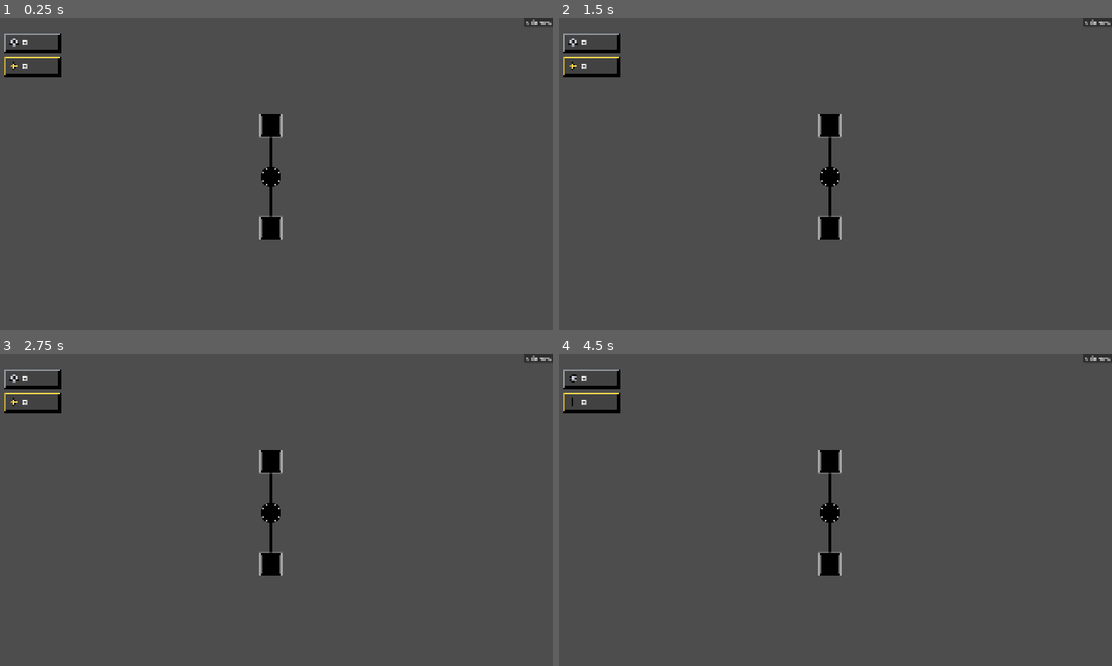
Above: before the commit, frames 1-4 (two rows, left to right).
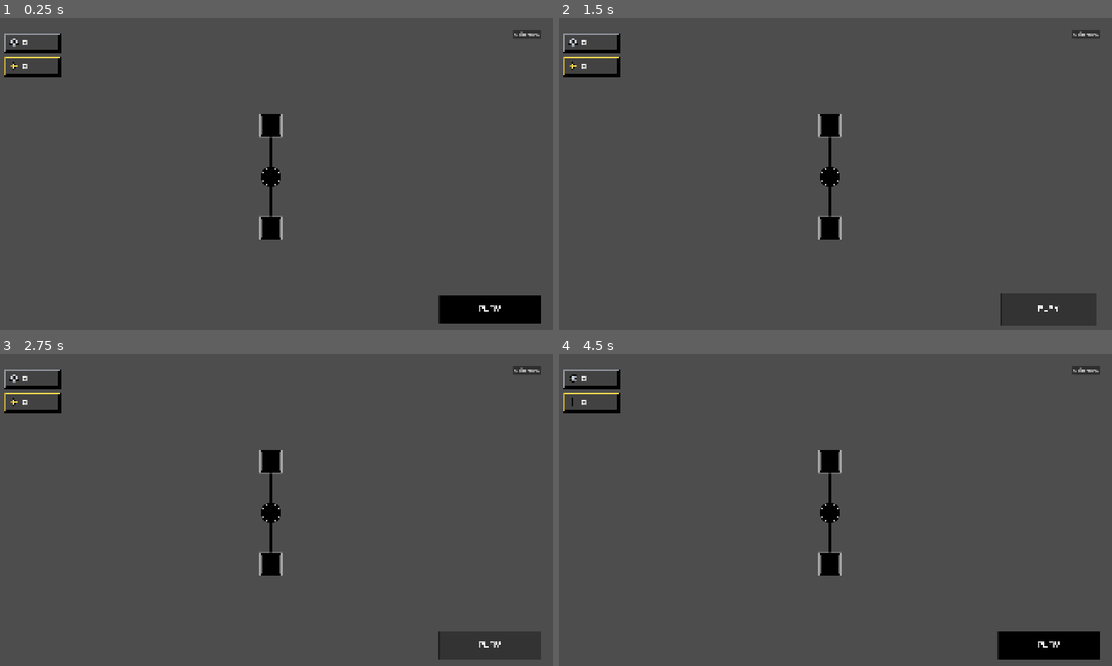
Above: after the commit, the same moments.

Repository: Yolo-Arts/Game-Off-2026
Game: Godot game, scene res://Scenes/UpgradeView/upgrade_view.tscn
Same seed, same stepped clock (60 frames per second), same inputs: the game is played once before the commit and once after it. This scene is started directly instead of the project's main scene. Sound files missing from this copy of the repository are replaced by a short silence.
Inputs (mouse positions are in pixels of both pictures, inside the frame that each line leads up to):
- Up to frame 1 (0.25 s): no input
- Up to frame 2 (1.5 s): click "Main Menu" at 0.5 s; click (1051, 308) at 1.27 s
- Up to frame 3 (2.75 s): click (492, 644) at 2.02 s
- Up to frame 4 (4.5 s): click (829, 460) at 2.77 s; move the mouse to (951, 497) at 3.52 s; hold D (move_right) 3.53-4.28 s; hold Shift (shift) 3.53-4.28 s; click (951, 497) at 3.67 s; move the mouse to (719, 528) at 4.27 s; hold S (move_down) from 4.28 s (still down); click (719, 528) at 4.35 s

The runs differ from the first frame. In frame 1, 2.0% of the frame differs, in the area x 79-100%, y 0-98%; in frame 2, 2.1%, in the area x 79-100%, y 0-99%; in frame 3, 2.0%; in frame 4, 2.0%.

Commit message:
adding play button to upgrade view

Diff:
--- a/Scenes/UpgradeView/upgrade_view.gd
+++ b/Scenes/UpgradeView/upgrade_view.gd
@@ -18,3 +18,7 @@
 
 func _on_back_to_main_menu_button_pressed():
 	EventSystem.STA_change_stage.emit(StageConfig.Keys.MainMenu)
+
+
+func _on_play_button_pressed():
+	EventSystem.STA_change_stage.emit(StageConfig.Keys.Main)
--- a/Scenes/UpgradeView/upgrade_view.tscn
+++ b/Scenes/UpgradeView/upgrade_view.tscn
@@ -4,6 +4,9 @@
 [ext_resource type="Script" uid="uid://cwckifb8fonv" path="res://Scenes/UpgradeView/upgrade_view.gd" id="1_nak5f"]
 [ext_resource type="PackedScene" uid="uid://b2csbwetpiepa" path="res://Scenes/UpgradeView/CurrencyCount/currency_count_control.tscn" id="2_40fe1"]
 [ext_resource type="PackedScene" uid="uid://defbvjgax4sr8" path="res://Scenes/UpgradeView/CurrencyCount/currency_count_container.tscn" id="4_o3nr1"]
+[ext_resource type="PackedScene" uid="uid://bn4rm16rtdieg" path="res://UI/Buttons/text_button.tscn" id="5_47o1m"]
+
+[sub_resource type="StyleBoxEmpty" id="StyleBoxEmpty_oh1o5"]
 
 [node name="UpgradeView" type="Node2D" unique_id=1833710032]
 script = ExtResource("1_nak5f")
@@ -24,47 +27,67 @@
 grow_vertical = 2
 mouse_filter = 2
 
-[node name="MarginContainer" type="MarginContainer" parent="Control" unique_id=100231474]
+[node name="TopLeftMarginContainer" type="MarginContainer" parent="Control" unique_id=100231474]
 layout_mode = 0
 offset_right = 40.0
 offset_bottom = 40.0
 mouse_filter = 2
 
-[node name="HBoxContainer" type="HBoxContainer" parent="Control/MarginContainer" unique_id=659220441]
+[node name="HBoxContainer" type="HBoxContainer" parent="Control/TopLeftMarginContainer" unique_id=659220441]
 layout_mode = 2
 
-[node name="CurrencyMarginContainer" type="MarginContainer" parent="Control/MarginContainer/HBoxContainer" unique_id=1271561838]
+[node name="CurrencyMarginContainer" type="MarginContainer" parent="Control/TopLeftMarginContainer/HBoxContainer" unique_id=1271561838]
 layout_mode = 2
 theme_override_constants/margin_left = 40
 theme_override_constants/margin_top = 40
 theme_override_constants/margin_right = 40
 theme_override_constants/margin_bottom = 40
 
-[node name="ColorRect" type="ColorRect" parent="Control/MarginContainer/HBoxContainer/CurrencyMarginContainer" unique_id=1801141977]
+[node name="ColorRect" type="ColorRect" parent="Control/TopLeftMarginContainer/HBoxContainer/CurrencyMarginContainer" unique_id=1801141977]
 visible = false
 custom_minimum_size = Vector2(50, 50)
 layout_mode = 2
 color = Color(0, 0, 0, 1)
 
-[node name="CurrencyContainer" type="MarginContainer" parent="Control/MarginContainer/HBoxContainer/CurrencyMarginContainer" unique_id=1051391979]
+[node name="CurrencyContainer" type="MarginContainer" parent="Control/TopLeftMarginContainer/HBoxContainer/CurrencyMarginContainer" unique_id=1051391979]
 layout_mode = 2
 theme_override_constants/margin_left = 15
 theme_override_constants/margin_top = 15
 theme_override_constants/margin_right = 15
 theme_override_constants/margin_bottom = 15
 
-[node name="CurrencyCountContainer" parent="Control/MarginContainer/HBoxContainer/CurrencyMarginContainer/CurrencyContainer" unique_id=17007720 instance=ExtResource("4_o3nr1")]
+[node name="CurrencyCountContainer" parent="Control/TopLeftMarginContainer/HBoxContainer/CurrencyMarginContainer/CurrencyContainer" unique_id=17007720 instance=ExtResource("4_o3nr1")]
 unique_name_in_owner = true
 layout_mode = 2
 
-[node name="BackToMainMenuButton" type="Button" parent="Control" unique_id=635906879]
+[node name="MarginContainer" type="MarginContainer" parent="Control" unique_id=340632271]
 layout_mode = 1
-anchors_preset = 1
-anchor_left = 1.0
+anchors_preset = 15
 anchor_right = 1.0
-offset_left = -96.0
-offset_bottom = 31.0
-grow_horizontal = 0
+anchor_bottom = 1.0
+grow_horizontal = 2
+grow_vertical = 2
+mouse_filter = 2
+theme_override_constants/margin_left = 40
+theme_override_constants/margin_top = 40
+theme_override_constants/margin_right = 40
+theme_override_constants/margin_bottom = 40
+
+[node name="BackToMainMenuButton" type="Button" parent="Control/MarginContainer" unique_id=635906879]
+layout_mode = 2
+size_flags_horizontal = 8
+size_flags_vertical = 0
 text = "Main Menu"
 
-[connection signal="pressed" from="Control/BackToMainMenuButton" to="." method="_on_back_to_main_menu_button_pressed"]
+[node name="PlayButton" parent="Control/MarginContainer" unique_id=352476746 instance=ExtResource("5_47o1m")]
+custom_minimum_size = Vector2(350, 100)
+layout_mode = 2
+size_flags_horizontal = 8
+size_flags_vertical = 8
+theme_override_styles/focus = SubResource("StyleBoxEmpty_oh1o5")
+font_size = 28
+btn_text = "Play"
+main_color = Color(0, 0, 0, 1)
+
+[connection signal="pressed" from="Control/MarginContainer/BackToMainMenuButton" to="." method="_on_back_to_main_menu_button_pressed"]
+[connection signal="pressed" from="Control/MarginContainer/PlayButton" to="." method="_on_play_button_pressed"]
--- a/UI/Buttons/text_button.gd
+++ b/UI/Buttons/text_button.gd
@@ -1,8 +1,6 @@
 @tool
 class_name TextButton
 extends MyButton
-
-
 
 @onready var label: RichTextLabel = %RichTextLabel
 @export var font_size: int = 28
